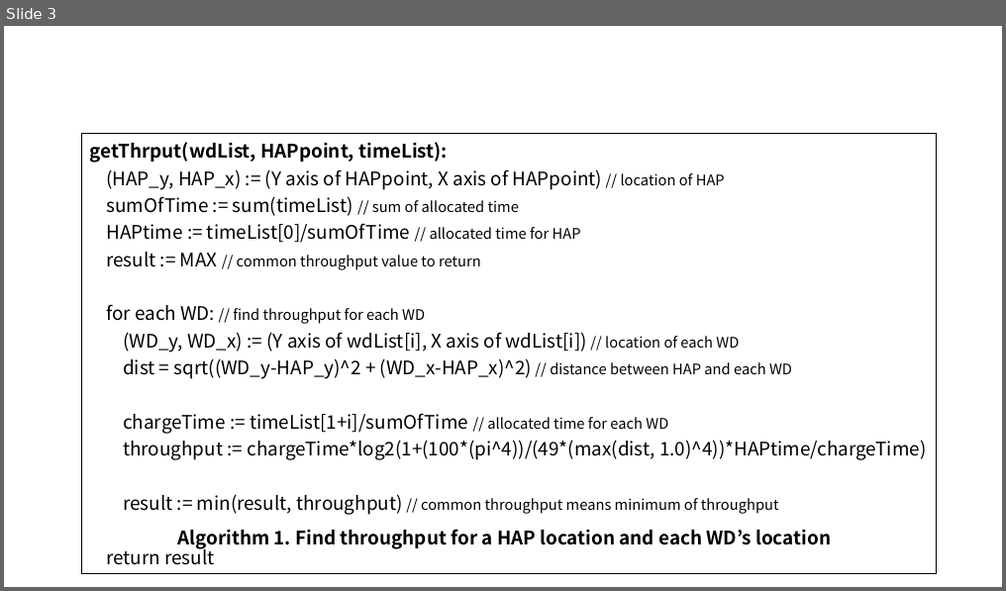
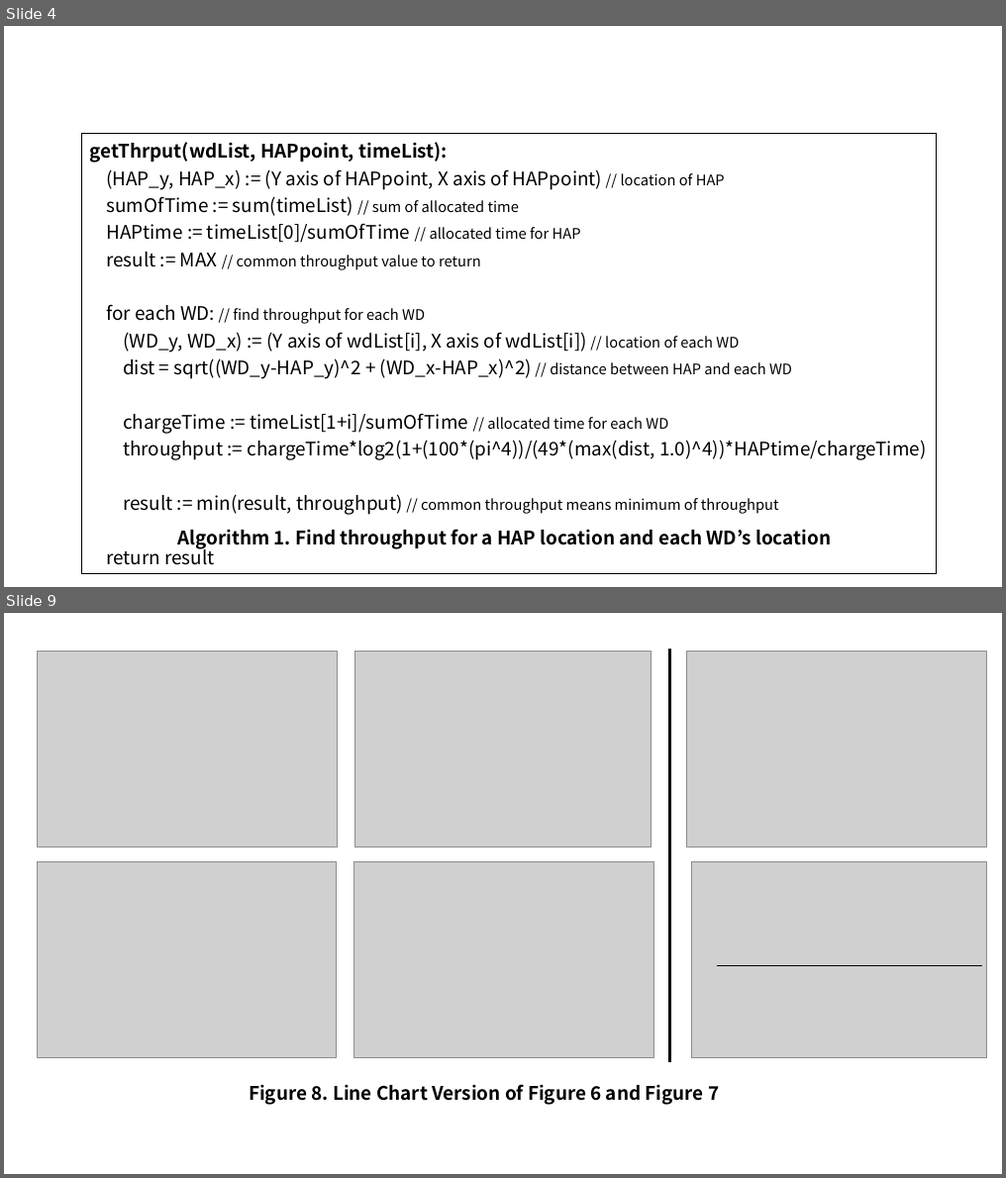
Before and after one commit to WannaBeSuperteur/2020, a slide deck: WPCN/for_final_paper.pptx. Shown one above the other, each under a label of ours: slide 3 before the commit, slides 4 and 9 after it; the slides between them are not shown. The pictures are 1006x591 and 1006x1178 pixels, drawn with LibreOffice and Linux fonts; fonts in the diff are those of the drawing; grey boxes stand for pictures. Boxes give left, top, right and bottom in pixels: in the first picture for what was removed or moved away, otherwise in the second. Text is boxed around its words. In the diff, an @@ line names an element or a change of style, - is before the commit and + after.

```diff
--- a/WPCN/for_final_paper.pptx
+++ b/WPCN/for_final_paper.pptx
@@ slide 9 added at [4,613,1002,1174], background #FFFFFF @@
@@ picture added at [37,651,338,847] @@
@@ picture added at [355,651,650,847] @@
@@ line added from (669, 649) to (669, 1062), #000000 3 pt @@
@@ picture added at [687,651,987,847] @@
@@ picture added at [37,861,336,1058] @@
@@ picture added at [354,861,654,1058] @@
@@ picture added at [691,861,987,1058] @@
@@ line added from (717, 966) to (982, 966), #000000 0.5 pt @@
@@ text added at [249,1084,719,1105], 18 pt, text #000000, bold @@
+Figure 8. Line Chart Version of Figure 6 and Figure 7
@@ what was slide 3 is now slide 4 @@
```
Also in this commit, not shown: 3 slides changed, 1 other slide added, 2 other files.
